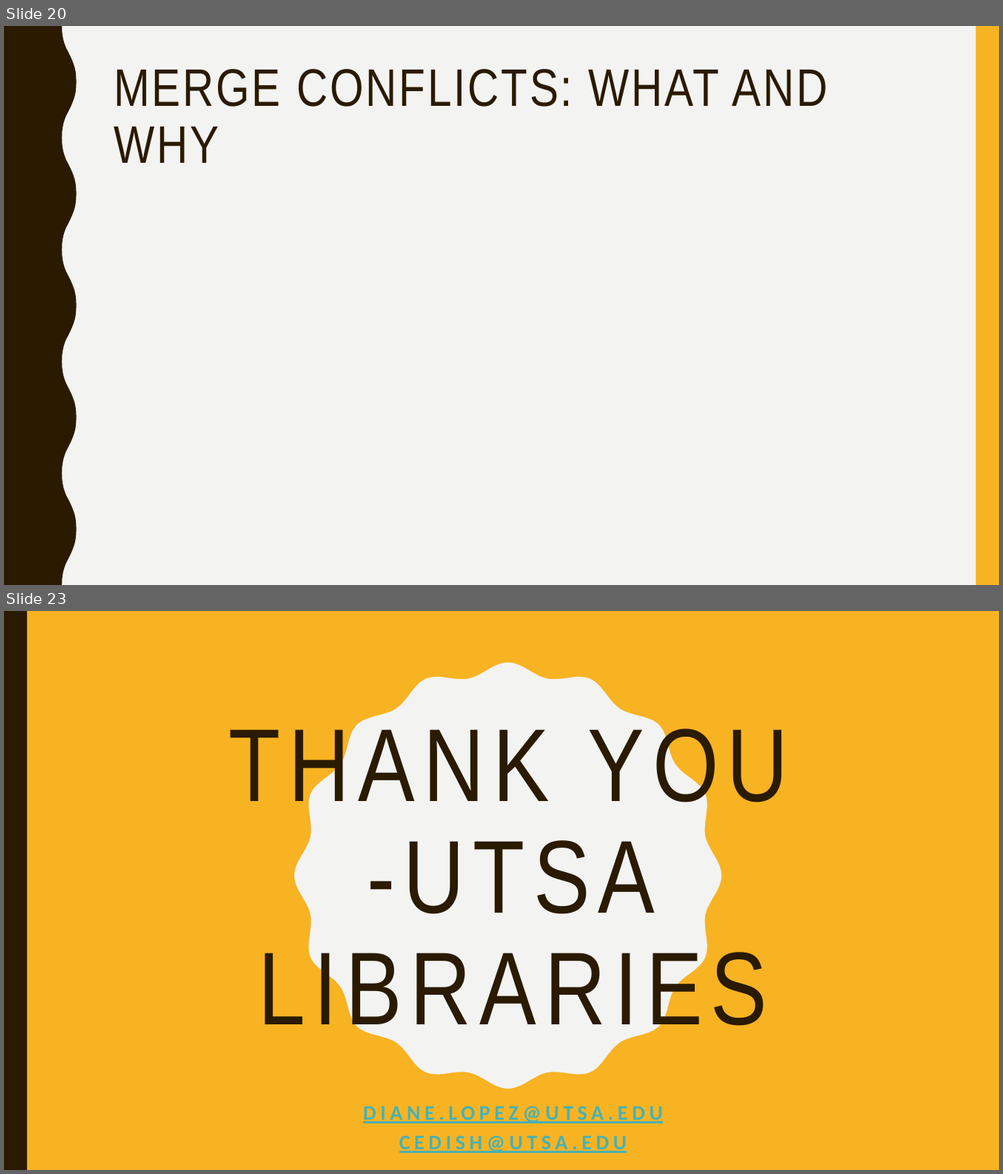
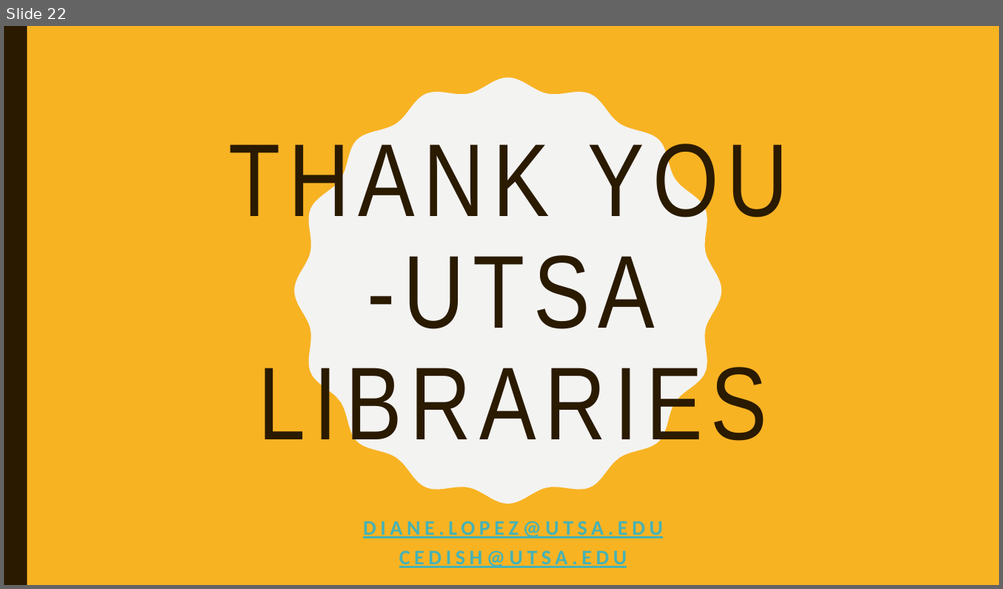
Before and after one commit to dianita956/git_vscode_wrkshp26, a slide deck: git_vscode_spring26_workshop.pptx. Shown one above the other, each under a label of ours: slides 20 and 23 before the commit, slide 22 after it; the slides between them are not shown. The pictures are 1003x1174 and 1003x589 pixels, drawn with LibreOffice and Linux fonts; fonts in the diff are those of the drawing. Boxes give left, top, right and bottom in pixels: in the first picture for what was removed or moved away, otherwise in the second. Text is boxed around its words. In the diff, an @@ line names an element or a change of style, - is before the commit and + after.

```diff
--- a/git_vscode_spring26_workshop.pptx
+++ b/git_vscode_spring26_workshop.pptx
@@ slide 20 removed at (4, 26, 999, 585), background #F3F3F2 @@
@@ freeform shape removed at (4, 26, 77, 585) @@
@@ rectangle removed at (976, 26, 999, 585) @@
@@ title removed at (114, 69, 828, 163) @@
-MERGE CONFLICTS: WHAT AND WHY
@@ what was slide 23 is now slide 22 @@
```
Also in this commit, not shown: 3 slides changed, 17 slides added, 17 other slides removed, 2 other files.
